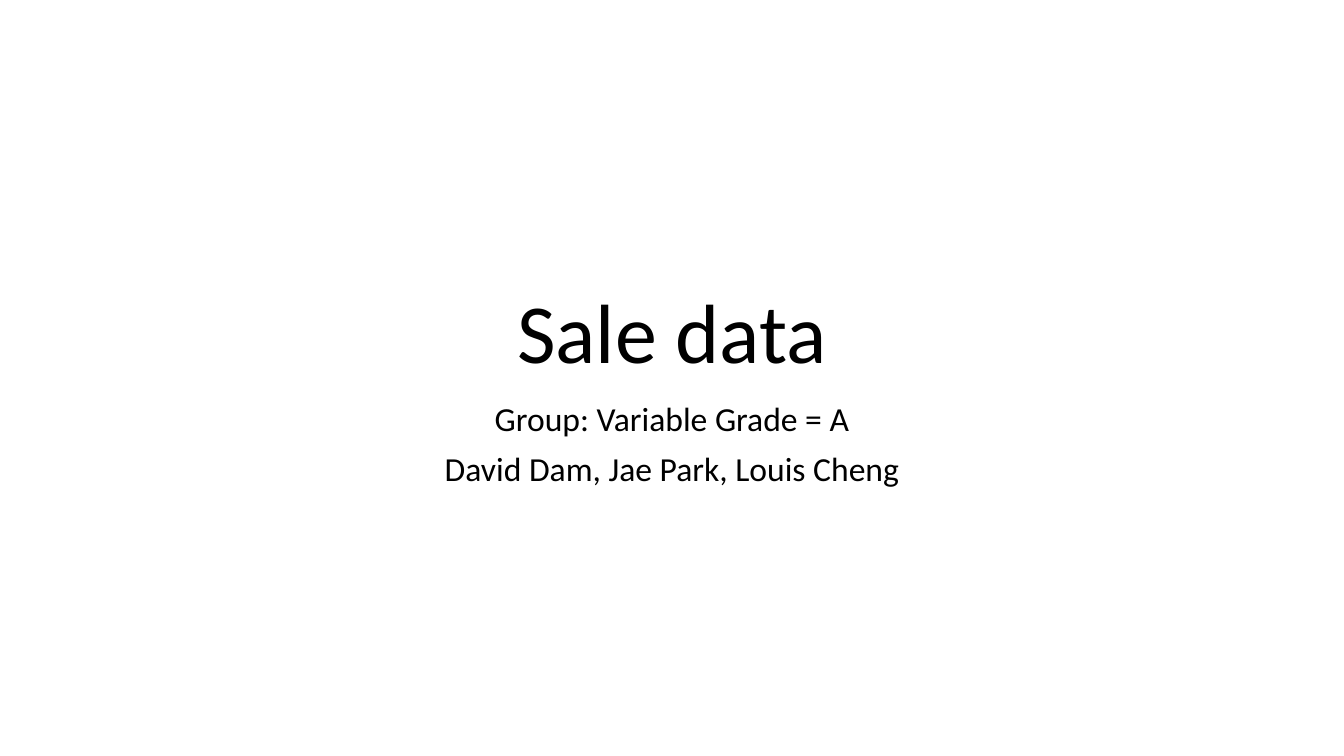
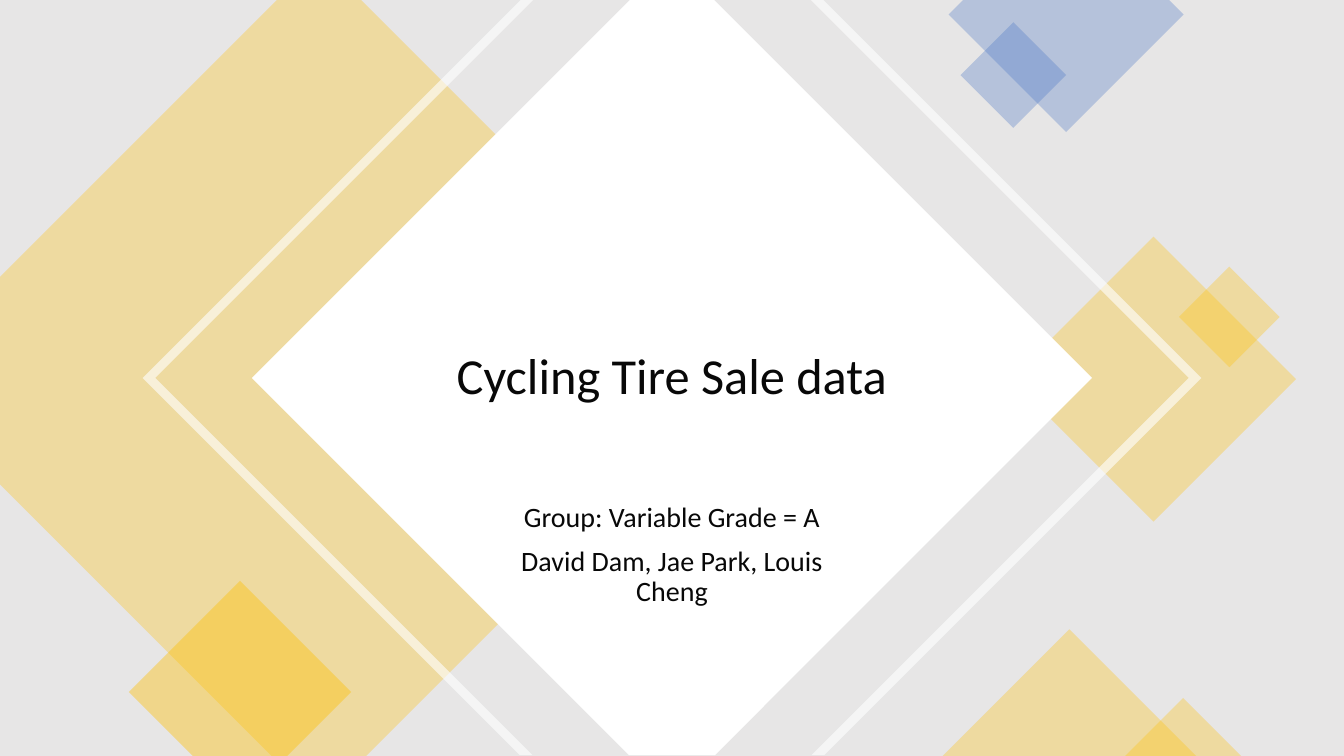
Before and after one commit to 2Delta/GT-Coding-Boot-Camp_Project-1, a slide deck: slide 1 of Project_power_point.pptx. Drawn at 1344x756 pixels with LibreOffice and Linux fonts; fonts in the diff are those of the drawing. Boxes give left, top, right and bottom in pixels: in the first picture for what was removed or moved away, otherwise in the second. Text is boxed around its words. In the diff, an @@ line names an element or a change of style, - is before the commit and + after.

```diff
--- a/Project_power_point.pptx
+++ b/Project_power_point.pptx
@@ rectangle added at (0, 0, 1344, 756), fill #E7E6E6 @@
@@ freeform shape added at (0, 0, 742, 756), fill #FFC000 at 30% opacity @@
@@ freeform shape added at (142, 0, 1202, 756), fill #FFFFFF at 60% opacity @@
@@ freeform shape added at (252, 0, 1092, 756), fill #FFFFFF @@
@@ freeform shape added at (949, 0, 1184, 132), fill #4472C4 at 30% opacity @@
@@ rectangle added at (961, 22, 1066, 127), fill #4472C4 at 30% opacity @@
@@ rectangle added at (1011, 237, 1296, 522), fill #FFC000 at 30% opacity @@
@@ title "Cycling Tire Sale data" at (457, 359, 887, 403): vertical alignment bottom to middle @@
@@ rectangle added at (1179, 266, 1280, 368), fill #FFC000 at 30% opacity @@
@@ title at (457, 359, 887, 403): text changed; size 60 to 36 pt; text colour #000000 to #080808 @@
-Sale data
+Cycling Tire Sale data
@@ subtitle "Group: Variable Grade = A": place and size @@
-subtitle "Group: Variable Grade = A" at (445, 407, 899, 487)
+subtitle "Group: Variable Grade = A" at (521, 507, 823, 606)
@@ subtitle "Group: Variable Grade = A" at (521, 507, 823, 606): size 24 to 20 pt, text colour #000000 to #080808 @@
@@ freeform shape added at (129, 581, 351, 756), fill #FFC000 at 40% opacity @@
@@ triangle added at (942, 629, 1197, 756), fill #FFC000 at 30% opacity @@
@@ triangle added at (1124, 698, 1242, 756), fill #FFC000 at 30% opacity @@
```
Also in this commit, not shown: 6 other slides changed, 4 slides added, 3 slides removed, 1 other file.
